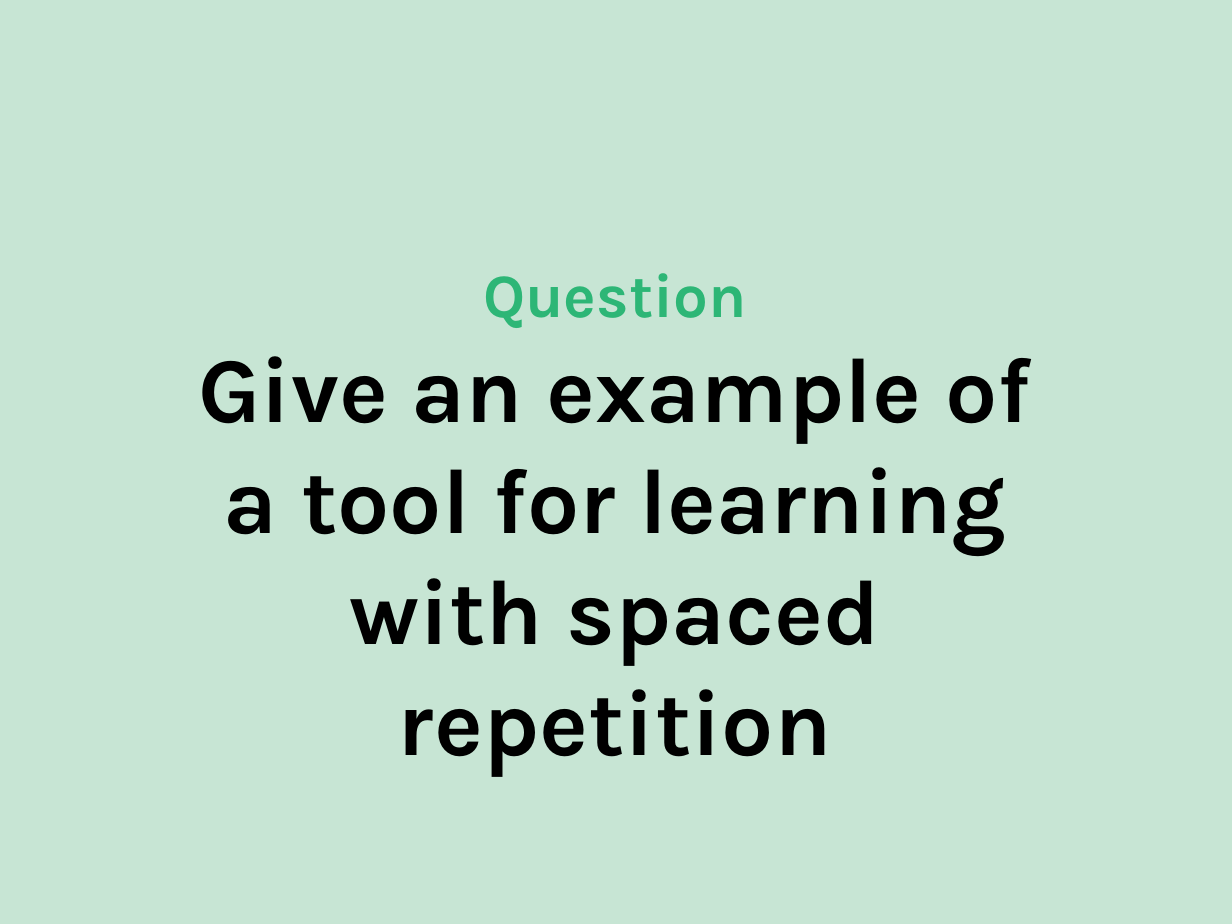
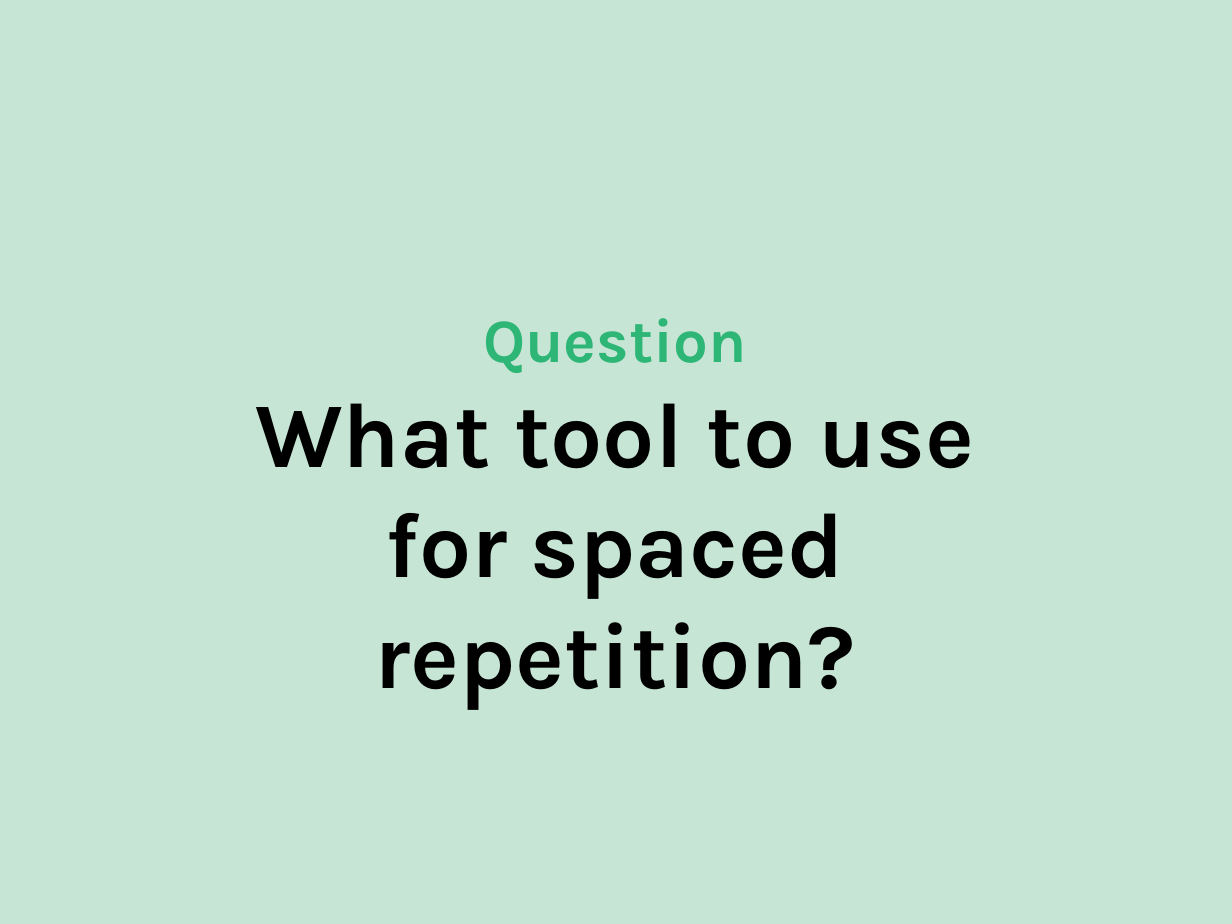
Before and after one commit to evjan/Using-Flash-Cards-to-Improve-Your-Ruby, a slide deck: slide 24 of UsingFlashCardsToImproveYourRuby.ppsx. Drawn at 1232x924 pixels with LibreOffice and Linux fonts; fonts in the diff are those of the drawing; background and template pictures are left out. Boxes give left, top, right and bottom in pixels: in the first picture for what was removed or moved away, otherwise in the second. Text is boxed around its words. In the diff, an @@ line names an element or a change of style, - is before the commit and + after.

```diff
--- a/UsingFlashCardsToImproveYourRuby.ppsx
+++ b/UsingFlashCardsToImproveYourRuby.ppsx
@@ text "Question": place and size @@
-text "Question" at <box>198,273,1031,665</box>
+text "Question" at <box>255,318,975,710</box>
@@ text at <box>255,403,975,710</box>: text changed @@
-Give an example of a tool for learning with spaced repetition
+What tool to use for spaced repetition?
```
Also in this commit, not shown: 8 other slides changed, 3 slides added, 3 slides removed.
